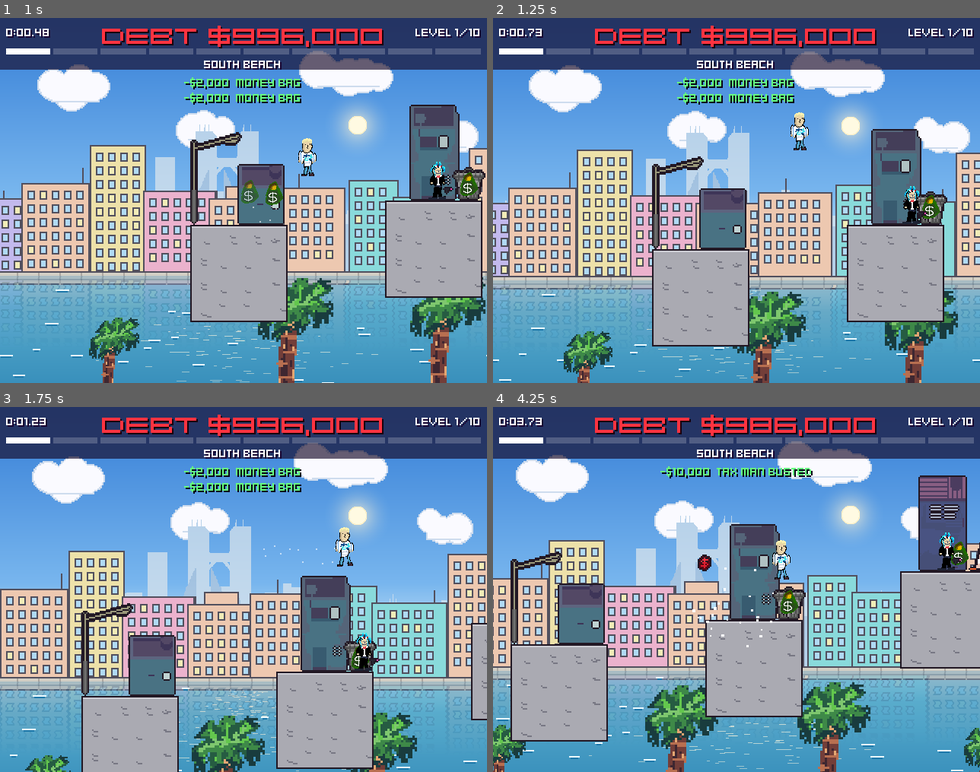
Above: before the commit, frames 1-4 (two rows, left to right).
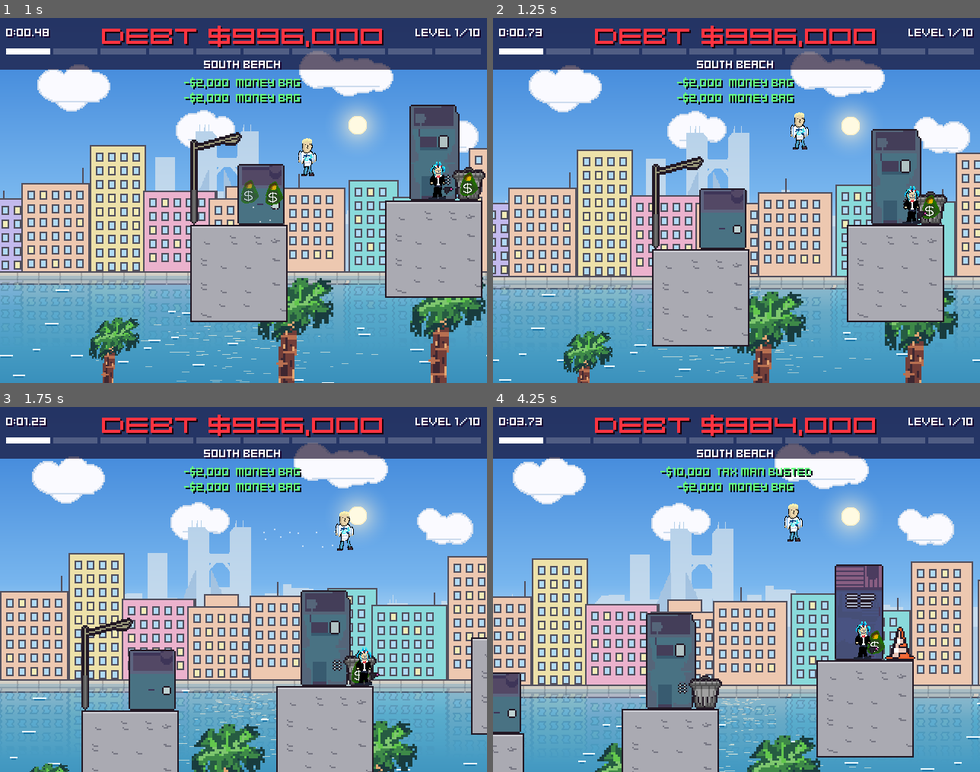
Above: after the commit, the same moments.

Repository: ybro2011/BounceBack-from-rags2riches
Game: Godot game, scene res://scenes/start_screen.tscn
Same seed, same stepped clock (60 frames per second), same inputs: the game is played once before the commit and once after it.
Inputs:
- Up to frame 1 (1 s): tap Enter (ui_accept) at 0.5 s; hold Right (move_right) from 0.53 s (still down); tap Q (dash) at 0.6 s; tap Up (jump) at 0.77, 0.8 s
- Up to frame 2 (1.25 s): keep holding Right (move_right); tap Up (jump) at 1.07 s
- Up to frame 3 (1.75 s): keep holding Right (move_right); tap Up (jump) at 1.35, 1.52 s; tap Q (dash) at 1.55 s
- Up to frame 4 (4.25 s): tap Up (jump) at 1.82, 2.3, 3.02, 3.32, 3.6, 3.77, 4.07 s; release Right (move_right) at 2.03 s; hold Left (move_left) 2.03-2.78 s; tap Q (dash) at 2.1, 2.85 s; hold Right (move_right) from 2.78 s (still down)

Frame 1 is identical in both runs. In frame 2, less than 0.1% of the frame differs, in the area x 61-65%, y 33-37%; in frame 3, 18%; in frame 4, 53%, in the area x 0-100%, y 2-100%.

Commit message:
easier, ledge climb, more animations, fix slow web

Diff:
--- a/project.godot
+++ b/project.godot
@@ -63,10 +63,12 @@
 
 [physics]
 
-common/max_physics_steps_per_frame=1
 2d/default_gravity=360.0
 
 [rendering]
+
+renderer/rendering_method="gl_compatibility"
+renderer/rendering_method.mobile="gl_compatibility"
 
 textures/canvas_textures/default_texture_filter=0
 textures/vram_compression/import_etc2_astc=true
--- a/scenes/player.tscn
+++ b/scenes/player.tscn
@@ -1,10 +1,16 @@
 [gd_scene format=3]
 
 [ext_resource type="Script" path="res://scripts/player.gd" id="0_player"]
+[ext_resource type="Texture2D" path="res://assets/images/user/characters/blonde_climb_0.png" id="climb_0"]
+[ext_resource type="Texture2D" path="res://assets/images/user/characters/blonde_climb_1.png" id="climb_1"]
 [ext_resource type="Texture2D" path="res://assets/images/user/characters/blonde_dash_0.png" id="dash_0"]
 [ext_resource type="Texture2D" path="res://assets/images/user/characters/blonde_dash_1.png" id="dash_1"]
+[ext_resource type="Texture2D" path="res://assets/images/user/characters/blonde_double_jump_0.png" id="double_jump_0"]
+[ext_resource type="Texture2D" path="res://assets/images/user/characters/blonde_double_jump_1.png" id="double_jump_1"]
+[ext_resource type="Texture2D" path="res://assets/images/user/characters/blonde_double_jump_2.png" id="double_jump_2"]
 [ext_resource type="Texture2D" path="res://assets/images/user/characters/blonde_fall_0.png" id="fall_0"]
 [ext_resource type="Texture2D" path="res://assets/images/user/characters/blonde_fall_1.png" id="fall_1"]
+[ext_resource type="Texture2D" path="res://assets/images/user/characters/blonde_hurt_0.png" id="hurt_0"]
 [ext_resource type="Texture2D" path="res://assets/images/user/characters/blonde_idle_0.png" id="idle_0"]
 [ext_resource type="Texture2D" path="res://assets/images/user/characters/blonde_idle_1.png" id="idle_1"]
 [ext_resource type="Texture2D" path="res://assets/images/user/characters/blonde_idle_2.png" id="idle_2"]
@@ -12,12 +18,15 @@
 [ext_resource type="Texture2D" path="res://assets/images/user/characters/blonde_jump_0.png" id="jump_0"]
 [ext_resource type="Texture2D" path="res://assets/images/user/characters/blonde_jump_1.png" id="jump_1"]
 [ext_resource type="Texture2D" path="res://assets/images/user/characters/blonde_jump_2.png" id="jump_2"]
+[ext_resource type="Texture2D" path="res://assets/images/user/characters/blonde_land_0.png" id="land_0"]
+[ext_resource type="Texture2D" path="res://assets/images/user/characters/blonde_land_1.png" id="land_1"]
 [ext_resource type="Texture2D" path="res://assets/images/user/characters/blonde_run_0.png" id="run_0"]
 [ext_resource type="Texture2D" path="res://assets/images/user/characters/blonde_run_1.png" id="run_1"]
 [ext_resource type="Texture2D" path="res://assets/images/user/characters/blonde_run_2.png" id="run_2"]
 [ext_resource type="Texture2D" path="res://assets/images/user/characters/blonde_run_3.png" id="run_3"]
 [ext_resource type="Texture2D" path="res://assets/images/user/characters/blonde_run_4.png" id="run_4"]
 [ext_resource type="Texture2D" path="res://assets/images/user/characters/blonde_run_5.png" id="run_5"]
+[ext_resource type="Texture2D" path="res://assets/images/user/characters/blonde_slam_0.png" id="slam_0"]
 [ext_resource type="Texture2D" path="res://assets/images/user/characters/blonde_wall_jump_0.png" id="wall_jump_0"]
 [ext_resource type="Texture2D" path="res://assets/images/user/characters/blonde_wall_jump_1.png" id="wall_jump_1"]
 [ext_resource type="Texture2D" path="res://assets/images/user/characters/blonde_wall_slide_0.png" id="wall_slide_0"]
@@ -26,15 +35,30 @@
 
 [sub_resource type="SpriteFrames" id="SpriteFrames_player"]
 animations = [{
+"frames": [{"duration": 1.0, "texture": ExtResource("climb_0")}, {"duration": 1.0, "texture": ExtResource("climb_1")}],
+"loop": false,
+"name": &"climb",
+"speed": 10.0
+}, {
 "frames": [{"duration": 1.0, "texture": ExtResource("dash_0")}, {"duration": 1.0, "texture": ExtResource("dash_1")}],
 "loop": true,
 "name": &"dash",
 "speed": 15.0
 }, {
+"frames": [{"duration": 1.0, "texture": ExtResource("double_jump_0")}, {"duration": 1.0, "texture": ExtResource("double_jump_1")}, {"duration": 1.0, "texture": ExtResource("double_jump_2")}],
+"loop": false,
+"name": &"double_jump",
+"speed": 14.0
+}, {
 "frames": [{"duration": 1.0, "texture": ExtResource("fall_0")}, {"duration": 1.0, "texture": ExtResource("fall_1")}],
 "loop": true,
 "name": &"fall",
 "speed": 8.0
+}, {
+"frames": [{"duration": 1.0, "texture": ExtResource("hurt_0")}],
+"loop": true,
+"name": &"hurt",
+"speed": 5.0
 }, {
 "frames": [{"duration": 1.0, "texture": ExtResource("idle_0")}, {"duration": 1.0, "texture": ExtResource("idle_1")}, {"duration": 1.0, "texture": ExtResource("idle_2")}, {"duration": 1.0, "texture": ExtResource("idle_3")}],
 "loop": true,
@@ -46,10 +70,20 @@
 "name": &"jump",
 "speed": 12.0
 }, {
+"frames": [{"duration": 1.0, "texture": ExtResource("land_0")}, {"duration": 1.0, "texture": ExtResource("land_1")}],
+"loop": false,
+"name": &"land",
+"speed": 14.0
+}, {
 "frames": [{"duration": 1.0, "texture": ExtResource("run_0")}, {"duration": 1.0, "texture": ExtResource("run_1")}, {"du …(204 unchanged characters)…
 "loop": true,
 "name": &"run",
 "speed": 15.0
+}, {
+"frames": [{"duration": 1.0, "texture": ExtResource("slam_0")}],
+"loop": true,
+"name": &"slam",
+"speed": 5.0
 }, {
 "frames": [{"duration": 1.0, "texture": ExtResource("wall_jump_0")}, {"duration": 1.0, "texture": ExtResource("wall_jump_1")}],
 "loop": true,
--- a/scenes/tax_collector.tscn
+++ b/scenes/tax_collector.tscn
@@ -67,7 +67,7 @@
 volume_db = -14.0
 
 [node name="ShootTimer" type="Timer" parent="."]
-wait_time = 2.0
+wait_time = 3.5
 autostart = true
 
 [connection signal="timeout" from="ShootTimer" to="." method="_on_shoot_timer_timeout"]
--- a/scripts/dollar.gd
+++ b/scripts/dollar.gd
@@ -1,6 +1,6 @@
 extends Area2D
 
-var speed = 90
+var speed = 60
 var direction = 1
 
 func _physics_process(delta):
--- a/scripts/game_state.gd
+++ b/scripts/game_state.gd
@@ -5,7 +5,7 @@
 const BAG_REWARD = 2000
 const CLEAR_REWARD = 20000
 const LEVEL_NAMES = ["SOUTH BEACH", "OCEAN DRIVE", "LITTLE HAVANA", "THE DOCKS", "ROOFTOPS", "CONSTRUCTION SITE", "BAYSIDE MARKET", "THE TOWER", "DOWNTOWN", "THE IRS BUILDING"]
-const HIT_PENALTY = 25000
+const HIT_PENALTY = 5000
 
 var debt = START_DEBT
 var level = 1
@@ -68,14 +68,14 @@
 		return
 	dying = true
 	Engine.time_scale = 0.5
-	player.get_node("CollisionShape2D").queue_free()
+	player.get_hurt()
 	var scene = get_tree().current_scene
 	await get_tree().create_timer(0.6).timeout
 	Engine.time_scale = 1.0
 	dying = false
 	if get_tree().current_scene == scene:
 		change_debt(HIT_PENALTY, reason)
-		get_tree().reload_current_scene()
+		player.respawn()
 
 func change_debt(amount, why):
 	debt = max(0, debt + amount)
--- a/scripts/killzone.gd
+++ b/scripts/killzone.gd
@@ -4,7 +4,7 @@
 @export var dodge_with_dash = false
 
 func _on_body_entered(body):
-	if dodge_with_dash and body.is_dashing():
+	if dodge_with_dash and (body.is_dashing() or body.invulnerable_time > 0):
 		return
 	print("You died!")
 	GameState.kill_player(body, reason)
--- a/scripts/player.gd
+++ b/scripts/player.gd
@@ -3,23 +3,29 @@
 
 const SPEED = 80.0
 const JUMP_VELOCITY = -180.0
-const WALL_SLIDE_SPEED = 30.0
+const WALL_SLIDE_SPEED = 20.0
 const WALL_JUMP_PUSH = 120.0
 const DASH_SPEED = 300.0
-const SLAM_RANGE = 32
-const SLAM_HEIGHT = 16
+const SLAM_RANGE = 48
+const SLAM_HEIGHT = 24
 
 # Get the gravity from the project settings to be synced with RigidBody nodes.
 var gravity = ProjectSettings.get_setting("physics/2d/default_gravity")
 
 var jump_count = 0
-var max_jumps = 2
+var max_jumps = 3
 var wall_jump_lock = 0.0
 var dash_time = 0.0
 var dash_direction = 1
 var jumped = false
+var land_time = 0.0
+var double_jump_time = 0.0
+var climbing = false
+var hurt = false
+var invulnerable_time = 0.0
+var safe_position = Vector2.ZERO
 
-var coyote_frames = 6  # How many in-air frames to allow jumping
+var coyote_frames = 10  # How many in-air frames to allow jumping
 var coyote = false  # Track whether we're in coyote time or not
 var last_floor = false  # Last frame's on-floor state
 
@@ -29,8 +35,14 @@
 
 func _ready():
 	$CoyoteTimer.wait_time = coyote_frames / 60.0
+	safe_position = global_position
 
 func _physics_process(delta):
+	invulnerable_time -= delta
+	animated_sprite.modulate.a = 0.5 if invulnerable_time > 0 else 1.0
+	if climbing or hurt:
+		return
+
 	# Add the gravity.
 	if not is_on_floor():
 		velocity.y += gravity * delta
@@ -38,6 +50,7 @@
 	var wall_sliding = is_on_wall_only() and velocity.y > 0
 	if wall_sliding:
 		velocity.y = min(velocity.y, WALL_SLIDE_SPEED)
+		jump_count = 1
 
 	# Handle jump.
 	if Input.is_action_just_pressed("jump"):
@@ -53,8 +66,11 @@
 			jumped = true
 		elif jump_count < max_jumps:
 			velocity.y = JUMP_VELOCITY
-			jump_count = max_jumps
+			jump_count += 1
 			jumped = true
+			double_jump_time = 0.25
+			animated_sprite.play("double_jump")
+			animated_sprite.frame = 0
 
 	# Get the input direction: -1, 0, 1
 	var direction = Input.get_axis("move_left", "move_right")
@@ -71,11 +87,16 @@
 		dash_sound.play()
 		get_viewport().get_camera_2d().add_trauma(0.3)
 
+	land_time -= delta
+	double_jump_time -= delta
+
 	# Play animations
 	if dash_time > 0:
 		animated_sprite.play("dash")
 	elif is_on_floor():
-		if direction == 0:
+		if land_time > 0 and direction == 0:
+			animated_sprite.play("land")
+		elif direction == 0:
 			animated_sprite.play("idle")
 		else:
 			animated_sprite.play("run")
@@ -83,8 +104,12 @@
 		animated_sprite.play("wall_slide")
 	elif wall_jump_lock > 0:
 		animated_sprite.play("wall_jump")
+	elif double_jump_time > 0:
+		animated_sprite.play("double_jump")
 	elif velocity.y < 0:
 		animated_sprite.play("jump")
+	elif velocity.y > 150:
+		animated_sprite.play("slam")
 	else:
 		animated_sprite.play("fall")
 
@@ -106,9 +131,17 @@
 
 	if is_on_floor():
 		jump_count = 0
-		if was_in_air and jumped:
-			slam()
+		if was_in_air:
+			land_time = 0.12
+			if jumped:
+				slam()
 		jumped = false
+		var floor_hit = get_last_slide_collision()
+		if floor_hit and floor_hit.get_collider() is TileMapLayer:
+			safe_position = global_position
+
+	if is_on_wall() and direction == -get_wall_normal().x:
+		ledge_climb(direction)
 
 	if !is_on_floor() and last_floor and !jumped:
 		coyote = true
@@ -118,11 +151,38 @@
 func _on_coyote_timer_timeout():
 	coyote = false
 
+func ledge_climb(dir):
+	for h in range(2, 22, 2):
+		if test_move(global_transform, Vector2(0, -h)):
+			return
+		if not test_move(global_transform.translated(Vector2(0, -h)), Vector2(dir * 6, 0)):
+			climbing = true
+			velocity = Vector2.ZERO
+			animated_sprite.play("climb")
+			var start = global_position
+			var tween = create_tween()
+			tween.tween_property(self, "global_position", start + Vector2(0, -h), 0.12)
+			tween.tween_property(self, "global_position", start + Vector2(dir * 6, -h), 0.08)
+			tween.tween_callback(func(): climbing = false)
+			return
+
 func slam():
 	for tax_collector in get_tree().get_nodes_in_group("tax_collectors"):
 		var distance = tax_collector.global_position - global_position
 		if abs(distance.x) <= SLAM_RANGE and abs(distance.y) <= SLAM_HEIGHT:
 			tax_collector.get_busted()
 
+func get_hurt():
+	hurt = true
+	velocity = Vector2.ZERO
+	animated_sprite.play("hurt")
+	get_viewport().get_camera_2d().add_trauma(0.4)
+
+func respawn():
+	hurt = false
+	global_position = safe_position
+	velocity = Vector2.ZERO
+	invulnerable_time = 1.5
+
 func is_dashing():
 	return dash_time > 0
--- a/scripts/tax_collector.gd
+++ b/scripts/tax_collector.gd
@@ -44,7 +44,7 @@
 	if not player or GameState.dying:
 		return
 	var distance = player.global_position - global_position
-	if abs(distance.y) < 16 and sign(distance.x) == direction:
+	if abs(distance.y) < 16 and abs(distance.x) < 140 and sign(distance.x) == direction:
 		shoot()
 
 func shoot():
Binary file added: assets/images/user/characters/blonde_climb_0.png
Not shown, added: assets/images/user/characters/blonde_climb_0.png.import
Binary file added: assets/images/user/characters/blonde_climb_1.png
Not shown, added: assets/images/user/characters/blonde_climb_1.png.import
Binary file added: assets/images/user/characters/blonde_double_jump_0.png
Not shown, added: assets/images/user/characters/blonde_double_jump_0.png.import
Binary file added: assets/images/user/characters/blonde_double_jump_1.png
Not shown, added: assets/images/user/characters/blonde_double_jump_1.png.import
Binary file added: assets/images/user/characters/blonde_double_jump_2.png
Not shown, added: assets/images/user/characters/blonde_double_jump_2.png.import
Binary file added: assets/images/user/characters/blonde_hurt_0.png
Not shown, added: assets/images/user/characters/blonde_hurt_0.png.import
(and 7 more such lines)
